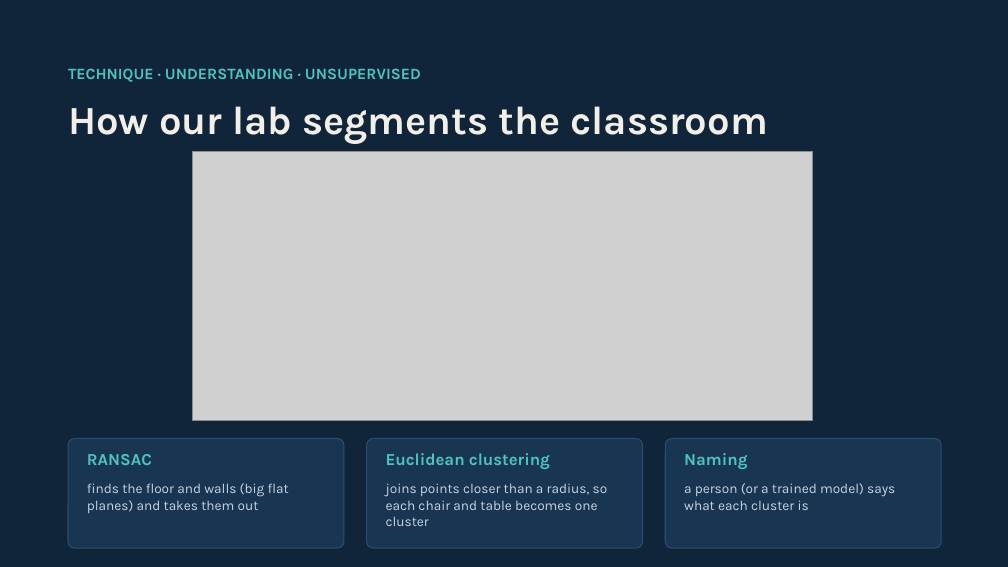
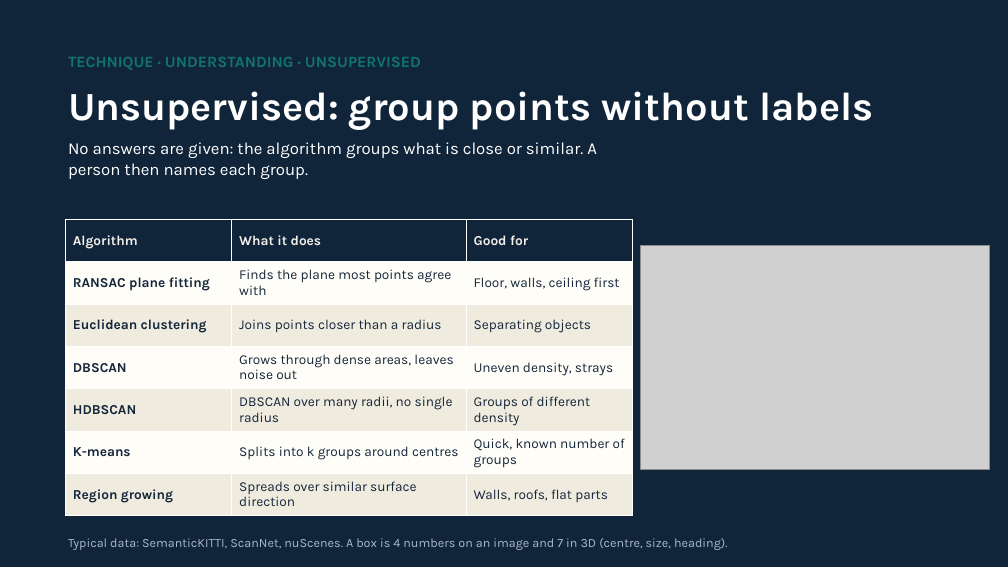
Before and after one commit to maninka123/lidar-learning-lab, a slide deck: slide 16 of presentation/LiDAR_Workshop_Slides.pptx. Drawn at 1008x567 pixels with LibreOffice and Linux fonts; fonts in the diff are those of the drawing; grey boxes stand for pictures. Boxes give left, top, right and bottom in pixels: in the first picture for what was removed or moved away, otherwise in the second. Text is boxed around its words. In the diff, an @@ line names an element or a change of style, - is before the commit and + after.

```diff
--- a/presentation/LiDAR_Workshop_Slides.pptx
+++ b/presentation/LiDAR_Workshop_Slides.pptx
@@ text "TECHNIQUE · UNDERSTANDING · UNSUPERVISED" moved from (x1=68, y1=68, x2=421, y2=82) to (x1=68, y1=57, x2=421, y2=70) @@
@@ text "TECHNIQUE · UNDERSTANDING · UNSUPERVISED" at (x1=68, y1=57, x2=421, y2=70): text colour #4FC3BD to #12746F @@
@@ text at (x1=68, y1=91, x2=873, y2=130): text changed; text colour #F2EFE8 to #FFFFFF @@
-How our lab segments the classroom
+Unsupervised: group points without labels
@@ text added at (x1=68, y1=142, x2=597, y2=179), 16 pt, text #FFFFFF @@
+No answers are given: the algorithm groups what is close or similar. A person then names each group.
@@ table added at (x1=65, y1=219, x2=632, y2=516), 7 rows, 3 columns @@
+Algorithm | What it does | Good for
+RANSAC plane fitting | Finds the plane most points agree with | Floor, walls, ceiling first
+Euclidean clustering | Joins points closer than a radius | Separating objects
+DBSCAN | Grows through dense areas, leaves noise out | Uneven density, strays
+HDBSCAN | DBSCAN over many radii, no single radius | Groups of different density
+K-means | Splits into k groups around centres | Quick, known number of groups
+Region growing | Spreads over similar surface direction | Walls, roofs, flat parts
@@ picture resized from (x1=193, y1=151, x2=813, y2=420) to (x1=640, y1=246, x2=990, y2=469) @@
@@ rounded rectangle removed at (x1=68, y1=439, x2=344, y2=548) @@
@@ rounded rectangle removed at (x1=367, y1=439, x2=643, y2=548) @@
@@ rounded rectangle removed at (x1=665, y1=439, x2=941, y2=548) @@
@@ text removed at (x1=87, y1=454, x2=152, y2=465) @@
-RANSAC
@@ text removed at (x1=386, y1=453, x2=550, y2=469) @@
-Euclidean clustering
@@ text removed at (x1=684, y1=453, x2=747, y2=469) @@
-Naming
@@ text removed at (x1=87, y1=483, x2=289, y2=513) @@
-finds the floor and walls (big flat planes) and takes them out
@@ text removed at (x1=386, y1=483, x2=608, y2=526) @@
-joins points closer than a radius, so each chair and table becomes one cluster
@@ text removed at (x1=684, y1=483, x2=895, y2=510) @@
-a person (or a trained model) says what each cluster is
@@ text added at (x1=68, y1=538, x2=728, y2=550), 12 pt, text #A9B8C8 @@
+Typical data: SemanticKITTI, ScanNet, nuScenes. A box is 4 numbers on an image and 7 in 3D (centre, size, heading).
```
Also in this commit, not shown: 8 other slides changed.
